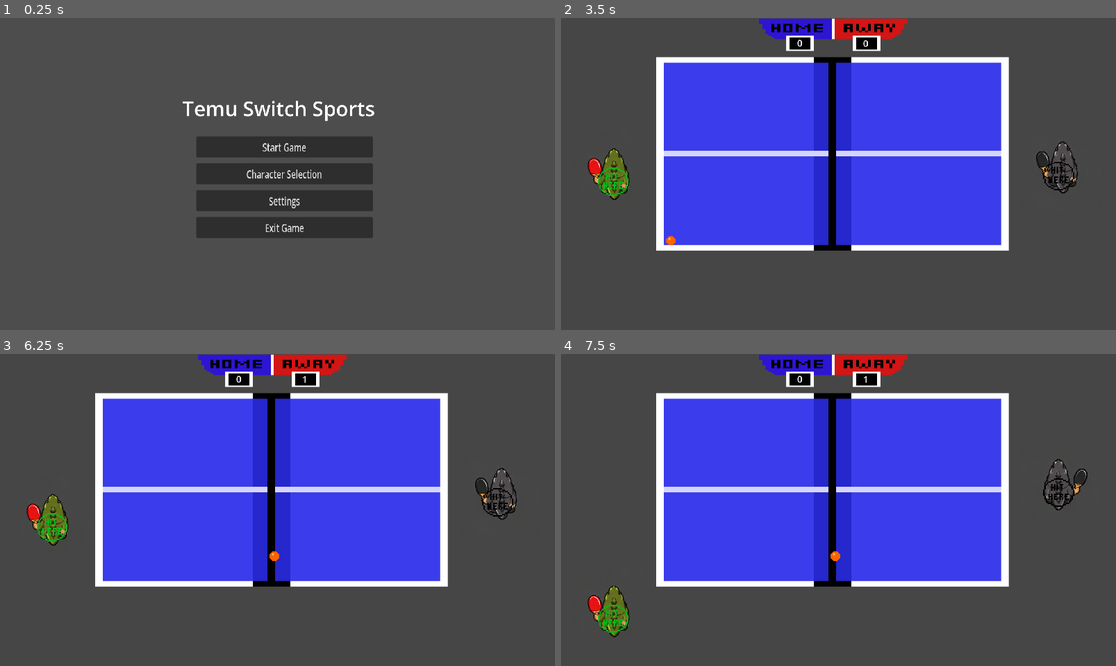
Above: before the commit, frames 1-4 (two rows, left to right).
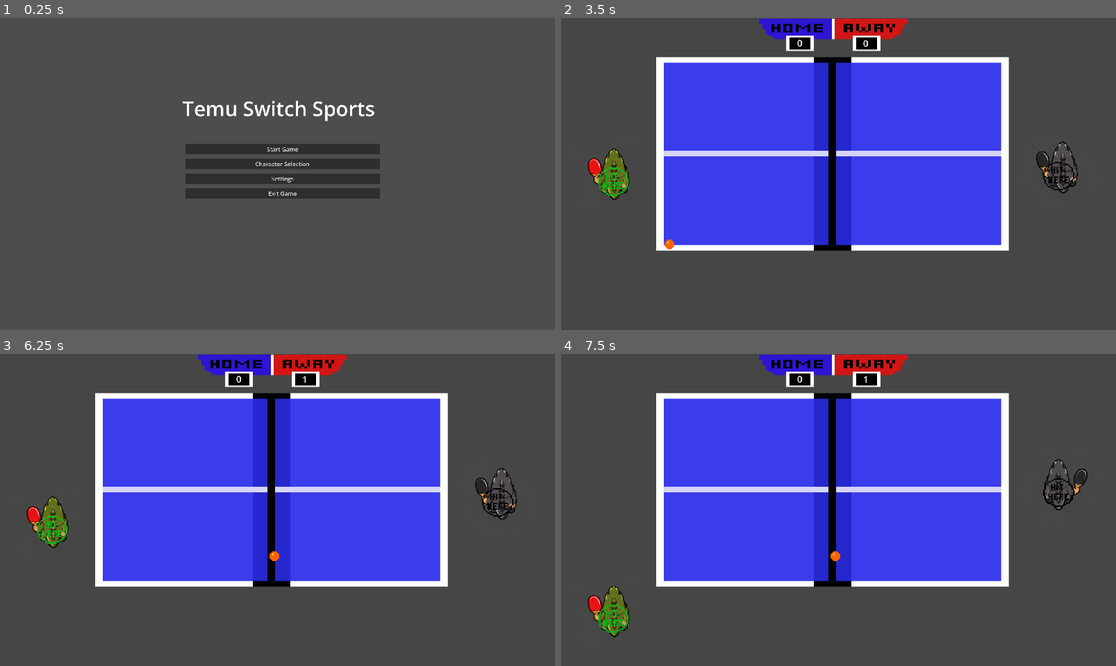
Above: after the commit, the same moments.

Repository: All5LightsAreOnAndWeGoGreenIn2050/thirteendigitech
Game: Godot game, scene res://scenes/main_menu.tscn
The game is run twice, just before and just after one commit, with the same random seed, the same clock (stepped at 60 frames per second) and the same inputs.
Inputs:
- Up to frame 1 (0.25 s): no input
- Up to frame 2 (3.5 s): click "Start Game" at 0.5 s; click "Pong" at 1.25 s; tap Enter at 2 s; hold W (player1_up) 2.03-2.78 s; hold R (player1_hit) 2.03-2.78 s; hold S (player1_down) from 2.78 s (still down); tap Down (player2_down) at 2.85 s
- Up to frame 3 (6.25 s): release S (player1_down) at 3.53 s; hold Space (player2_hit) 3.53-4.28 s; hold W (player1_up) 3.53-5.03 s; tap Up (player2_up) at 4.35 s; tap Space (player2_hit) at 5 s; hold R (player1_hit) 5.03-5.78 s; hold S (player1_down) from 5.03 s (still down); tap Down (player2_down) at 5.85 s
- Up to frame 4 (7.5 s): hold Space (player2_hit) 6.53-7.28 s; release S (player1_down) at 7.28 s; hold W (player1_up) from 7.28 s (still down); tap Up (player2_up) at 7.35 s

The runs differ from the first frame. In frame 1, 6.0% of the frame differs, in the area x 33-69%, y 38-71%; in frame 2, less than 0.1%; in frame 3, 0.5%; in frame 4, nothing differs.

Commit message:
fix bugs

Diff:
--- a/sports-game/project.godot
+++ b/sports-game/project.godot
@@ -12,7 +12,7 @@
 
 config/name="temu sports game"
 run/main_scene="uid://cvaabfghqisf8"
-config/features=PackedStringArray("4.6", "Forward Plus")
+config/features=PackedStringArray("4.7", "Forward Plus")
 config/icon="res://icon.svg"
 
 [display]
--- a/sports-game/scenes/main_menu.tscn
+++ b/sports-game/scenes/main_menu.tscn
@@ -23,22 +23,30 @@
 grow_vertical = 2
 script = ExtResource("1_l6cm7")
 
-[node name="VBoxContainer" type="VBoxContainer" parent="." unique_id=763605975]
+[node name="Title" type="Label" parent="." unique_id=1442696353]
 layout_mode = 1
-anchors_preset = 8
-anchor_left = 0.5
+anchors_preset = 14
 anchor_top = 0.5
-anchor_right = 0.5
+anchor_right = 1.0
 anchor_bottom = 0.5
-offset_left = -280.99994
-offset_top = -130.0
-offset_right = 159.76294
-offset_bottom = 155.0
+offset_left = 4.0
+offset_top = -275.0
+offset_right = 4.0
+offset_bottom = -179.0
 grow_horizontal = 2
 grow_vertical = 2
-scale = Vector2(1.3885015, 2.0208547)
-theme_override_constants/separation = 10
+theme_override_font_sizes/font_size = 70
+text = "Temu Switch Sports"
+horizontal_alignment = 1
 metadata/_edit_use_anchors_ = true
+
+[node name="VBoxContainer" type="VBoxContainer" parent="." unique_id=436914960]
+layout_mode = 0
+offset_left = 641.0
+offset_top = 436.0
+offset_right = 1315.0
+offset_bottom = 750.0
+theme_override_constants/separation = 15
 
 [node name="Start Game" type="Button" parent="VBoxContainer" unique_id=1439655277]
 layout_mode = 2
@@ -64,23 +72,6 @@
 theme_override_font_sizes/font_size = 20
 text = "Exit Game"
 
-[node name="Title" type="Label" parent="." unique_id=1442696353]
-layout_mode = 1
-anchors_preset = 14
-anchor_top = 0.5
-anchor_right = 1.0
-anchor_bottom = 0.5
-offset_left = 4.0
-offset_top = -275.0
-offset_right = 4.0
-offset_bottom = -179.0
-grow_horizontal = 2
-grow_vertical = 2
-theme_override_font_sizes/font_size = 70
-text = "Temu Switch Sports"
-horizontal_alignment = 1
-metadata/_edit_use_anchors_ = true
-
 [connection signal="pressed" from="VBoxContainer/Start Game" to="." method="_on_start_game_pressed"]
 [connection signal="pressed" from="VBoxContainer/Character Selection" to="." method="_on_character_selection_pressed"]
 [connection signal="pressed" from="VBoxContainer/Settings" to="." method="_on_settings_pressed"]
--- a/sports-game/scenes/pong.tscn
+++ b/sports-game/scenes/pong.tscn
@@ -11,10 +11,10 @@
 [ext_resource type="PackedScene" uid="uid://cbqpxotc64ttf" path="res://scenes/point.tscn" id="10_osehs"]
 
 [sub_resource type="RectangleShape2D" id="RectangleShape2D_nth8n"]
-size = Vector2(1220, 15)
+size = Vector2(1220, 18)
 
 [sub_resource type="RectangleShape2D" id="RectangleShape2D_me32k"]
-size = Vector2(1220, 15)
+size = Vector2(1220, 25)
 
 [sub_resource type="RectangleShape2D" id="RectangleShape2D_e43i4"]
 size = Vector2(1957, 902)
@@ -32,11 +32,11 @@
 collision_mask = 0
 
 [node name="Bottom" type="CollisionShape2D" parent="PongGameManager/TableSurface" unique_id=1748048286]
-position = Vector2(940, 800)
+position = Vector2(940, 817)
 shape = SubResource("RectangleShape2D_nth8n")
 
 [node name="Top" type="CollisionShape2D" parent="PongGameManager/TableSurface" unique_id=1164897794]
-position = Vector2(940, 140)
+position = Vector2(940, 125.5)
 shape = SubResource("RectangleShape2D_me32k")
 
 [node name="Player" parent="PongGameManager" unique_id=1024674013 groups=["paddle"] instance=ExtResource("4_ploue")]
--- a/sports-game/scripts/ping_pong_ball.gd
+++ b/sports-game/scripts/ping_pong_ball.gd
@@ -97,13 +97,14 @@
 
 func pong_bounce() -> void:
 	# Makes sure that ball only bounces once
+	var player1_side: bool = position.x < Net
 	var player2_side: bool = position.x > Net
 	if player2_side:
 		player2_bounce += 1
 		if player2_bounce > 1:
 			emit_signal("point_scored", "player")
 			return
-	else:
+	elif player1_side:
 		player1_bounce += 1
 		if player1_bounce > 1:
 			emit_signal("point_scored", "opponent")
